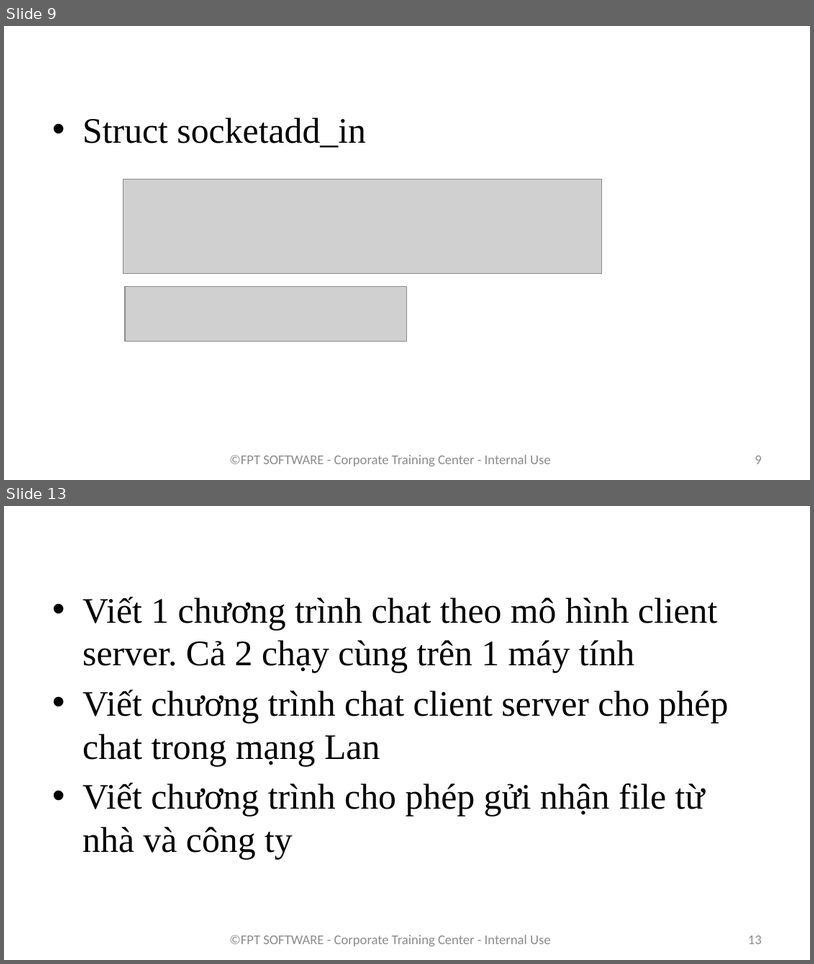
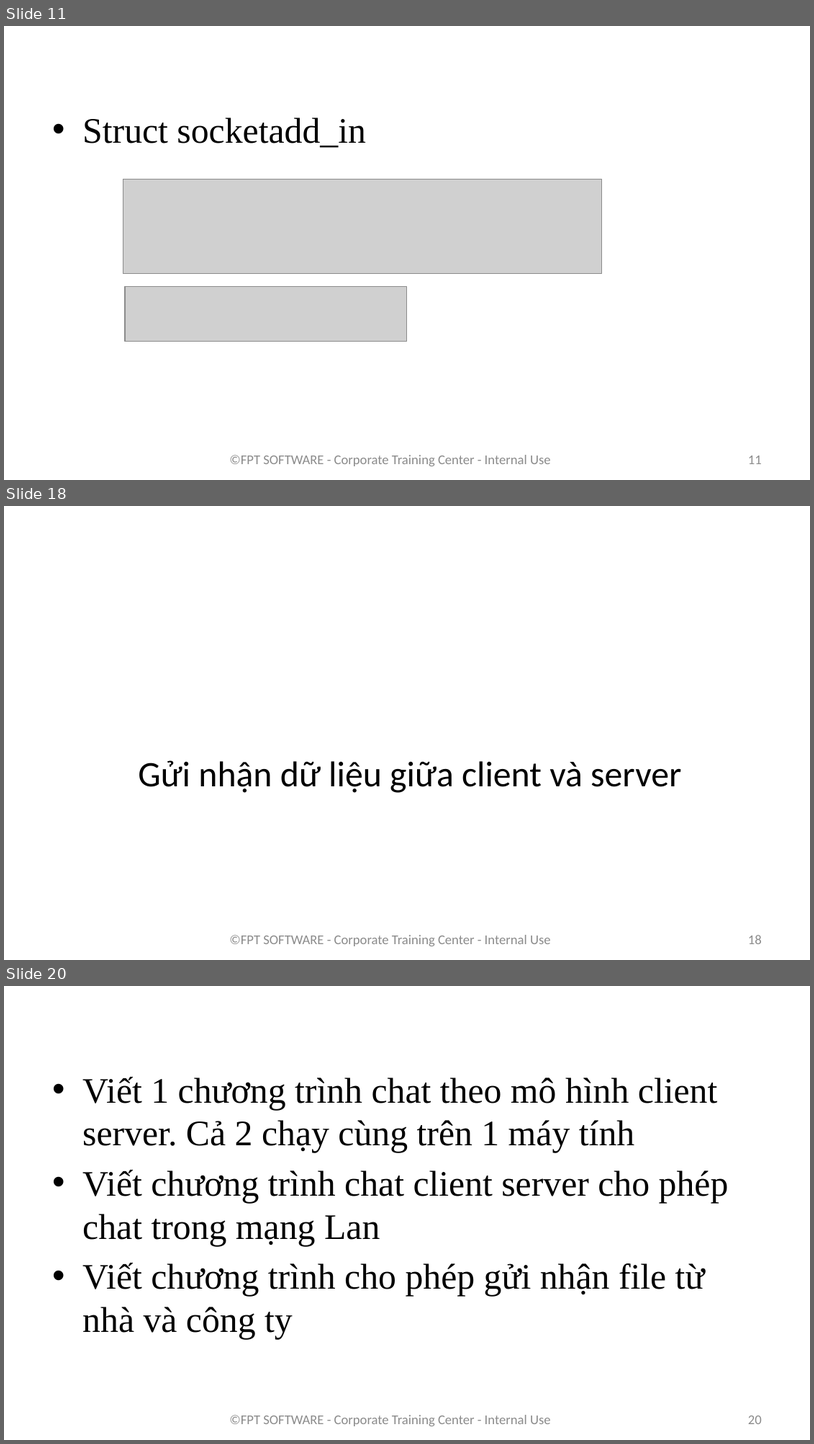
Before and after one commit to phuthodien/training_linux_embedded_v2, a slide deck: Bai 9/Lập trình với socket.pptx. Shown one above the other, each under a label of ours: slides 9 and 13 before the commit, slides 11, 18 and 20 after it; the slides between them are not shown. The pictures are 814x964 and 814x1444 pixels, drawn with LibreOffice and Linux fonts; fonts in the diff are those of the drawing; grey boxes stand for pictures; background and template pictures are left out. Boxes give left, top, right and bottom in pixels: in the first picture for what was removed or moved away, otherwise in the second. Text is boxed around its words. In the diff, an @@ line names an element or a change of style, - is before the commit and + after.

```diff
--- a/Bai 9/Lập trình với socket.pptx
+++ b/Bai 9/Lập trình với socket.pptx
@@ slide 18 added at <box>4,506,810,960</box>, background picture (left out) @@
@@ text added at <box>138,760,682,793</box>, 32 pt, text #000000 @@
+Gửi nhận dữ liệu giữa client và server
@@ text added at <box>229,934,551,946</box>, 12 pt, text #8C8C8C @@
+©FPT SOFTWARE - Corporate Training Center - Internal Use
@@ page number added at <box>748,934,762,944</box>, 12 pt, text #8C8C8C @@
+18
@@ what was slide 9 is now slide 11 @@
@@ page number at <box>748,455,762,464</box>: text changed @@
-9
+11
@@ what was slide 13 is now slide 20 @@
@@ page number at <box>748,1415,762,1424</box>: text changed @@
-13
+20
```
Also in this commit, not shown: 3 slides changed, 6 other slides added, 28 other files.
